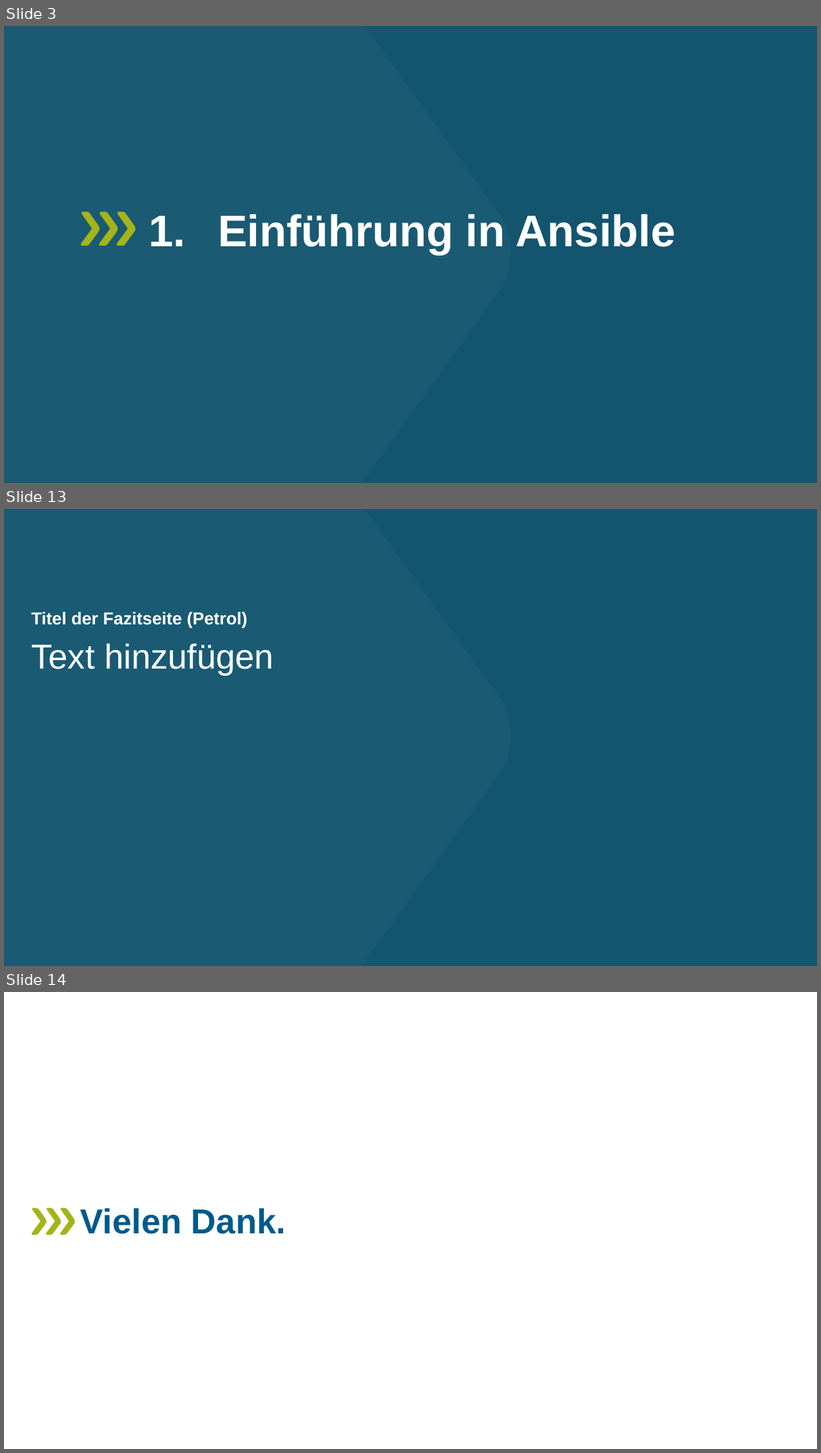
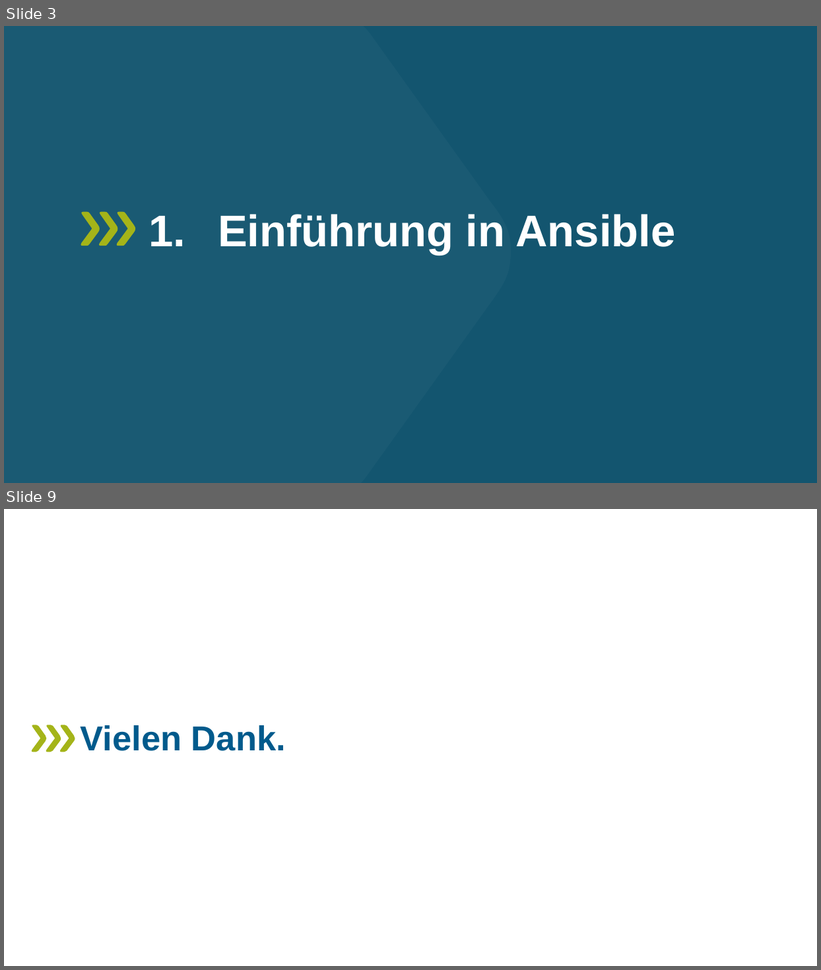
Before and after one commit to comboomPunkTsucht/OSZIMT-repo-ITA12_aps, a slide deck: Drites AusbildungsJahr/Ansible-ITA12-Aps,Fabian-KfW.pptx. Shown one above the other, each under a label of ours: slides 3, 13 and 14 before the commit, slides 3 and 9 after it; the slides between them are not shown. The pictures are 821x1453 and 821x970 pixels, drawn with LibreOffice and Linux fonts; fonts in the diff are those of the drawing; background and template pictures are left out. Boxes give left, top, right and bottom in pixels: in the first picture for what was removed or moved away, otherwise in the second. Text is boxed around its words. In the diff, an @@ line names an element or a change of style, - is before the commit and + after.

```diff
--- a/Drites AusbildungsJahr/Ansible-ITA12-Aps,Fabian-KfW.pptx
+++ b/Drites AusbildungsJahr/Ansible-ITA12-Aps,Fabian-KfW.pptx
@@ slide 13 removed at [4,509,817,966], background #13556F; not listed: 1 template element that a slide beside it also shows @@
@@ title removed at [31,612,248,628] @@
-Titel der Fazitseite (Petrol)
@@ text removed at [31,644,274,676] @@
-Text hinzufügen
@@ what was slide 14 is now slide 9 @@
```
Also in this commit, not shown: 26 slides changed, 4 other slides removed, 1 other file.
